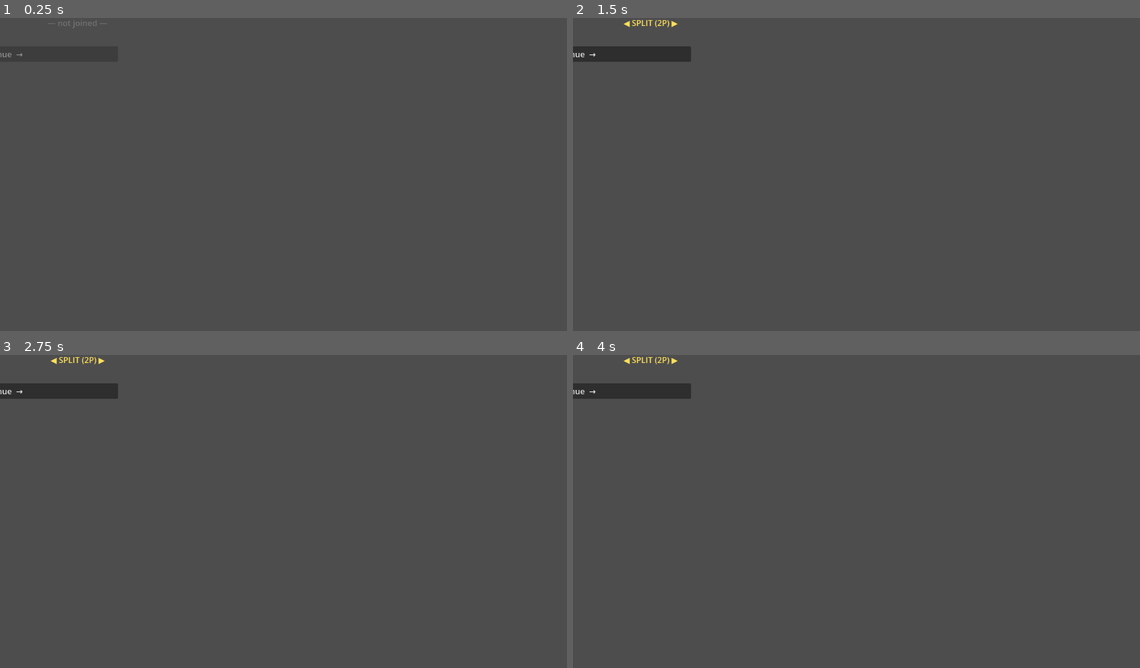
Above: before the commit, frames 1-4 (two rows, left to right).
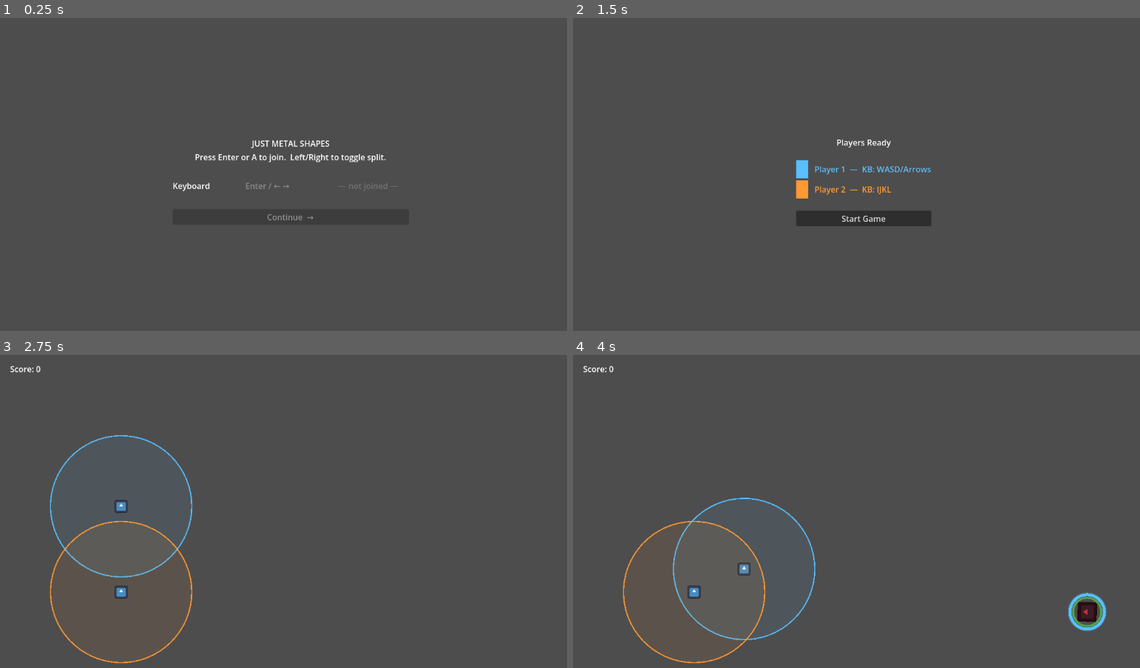
Above: after the commit, the same moments.

Repository: AgustinRamiroDiaz/just-metal-shapes
Game: Godot game, scene res://scenes/main_menu.tscn
Two runs of this game, one before a commit and one after it. Both use one fixed random seed, a clock stepped at 60 frames per second and the inputs below. The engine's default icon, where the game draws it, is replaced by a stand-in: a white triangle on a blue panel in a dark square.
Inputs (mouse positions are in pixels of both pictures, inside the frame that each line leads up to):
- Up to frame 1 (0.25 s): no input
- Up to frame 2 (1.5 s): tap Enter at 0.5 s; hold Right (ui_right) 0.53-1.25 s; tap K (p2_down) at 0.6 s; click (862, 218) at 1.25 s, where only the run after the commit has a clickable "Continue →"
- Up to frame 3 (2.75 s): click (289, 555) at 2 s, where only the run after the commit has a clickable "Start Game"
- Up to frame 4 (4 s): tap Enter at 2.75, 3.5 s; hold Down (ui_down) 2.78-3.53 s; tap J (p2_left) at 2.85 s; hold Right (ui_right) from 3.53 s (still down); tap L (p2_right) at 3.6 s

The runs differ from the first frame. In frame 1, 0.8% of the frame differs, in the area x 0-71%, y 0-65%; in frame 2, 2.9%, in the area x 0-64%, y 0-67%; in frame 3, 2.1%; in frame 4, 2.7%.

Commit message:
fix: center text

Diff:
--- a/scenes/main_menu.tscn
+++ b/scenes/main_menu.tscn
@@ -2,7 +2,12 @@
 
 [ext_resource type="Script" path="res://scripts/main_menu.gd" id="1_menu"]
 
-[node name="MainMenu" type="Node2D"]
+[node name="MainMenu" type="Control"]
+anchors_preset = 15
+anchor_right = 1.0
+anchor_bottom = 1.0
+grow_horizontal = 2
+grow_vertical = 2
 script = ExtResource("1_menu")
 
 [node name="Stage1" type="CenterContainer" parent="."]
--- a/scripts/main_menu.gd
+++ b/scripts/main_menu.gd
@@ -1,4 +1,4 @@
-extends Node2D
+extends Control
 
 const SCENE_GAME := "res://main_level.tscn"
 
